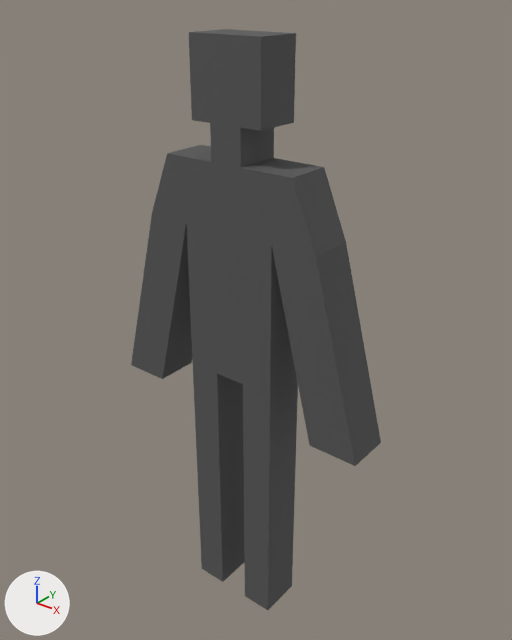
A saved change to the FBX model GameTemplate/Game/Assets/modelData/enemy.fbx.
One viewpoint serves both versions: a 50 mm lens placed at (2.18, -2.77, 3.54), pointed at (-0.01, -0.02, 1.84). Every picture has the same lights, and +X, +Y and +Z are marked at lower left. Where no turn or scale is listed for an object, it has been applied to the vertices.
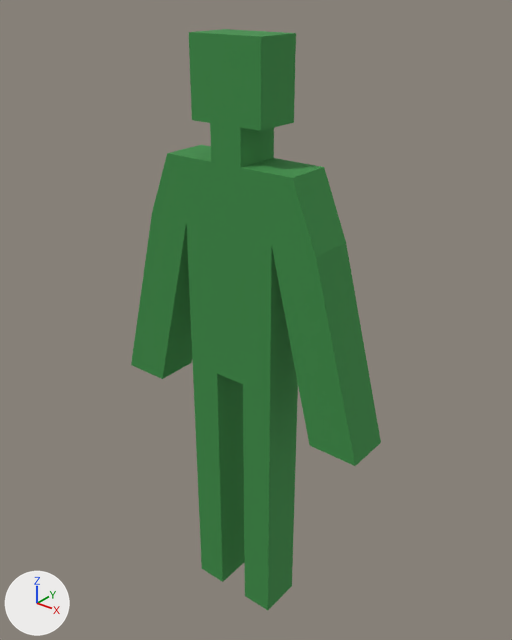
Edits to the bpy script that builds the scene:
```text
Add img_green_png:
    img_green_png = load_image('green.png', 'texture/green.png', 1280, 720, 'sRGB')
Add mat_material__27:
    mat_material__27 = principled_material('Material #27')
    mat_material__27.texture = img_green_png
    mat_material__27.roughness = 0.859
Change me_mesh:
    where me_mesh.from_pydata(...)  # 80 vertices, 156 faces; spans x -0.81..0.81, y -0.25..0.0, z -1.5..1.79
    remove me_mesh.materials.append(mat_01___default)  # picture img_hai_png
    add me_mesh.materials.append(mat_material__27)  # picture img_green_png
```

Location of each change, [x1, y1, x2, y2] in pixels of the pictures (512 x 640 px):
'Box001', recoloured (grey to green): [131, 29, 381, 610] in both
